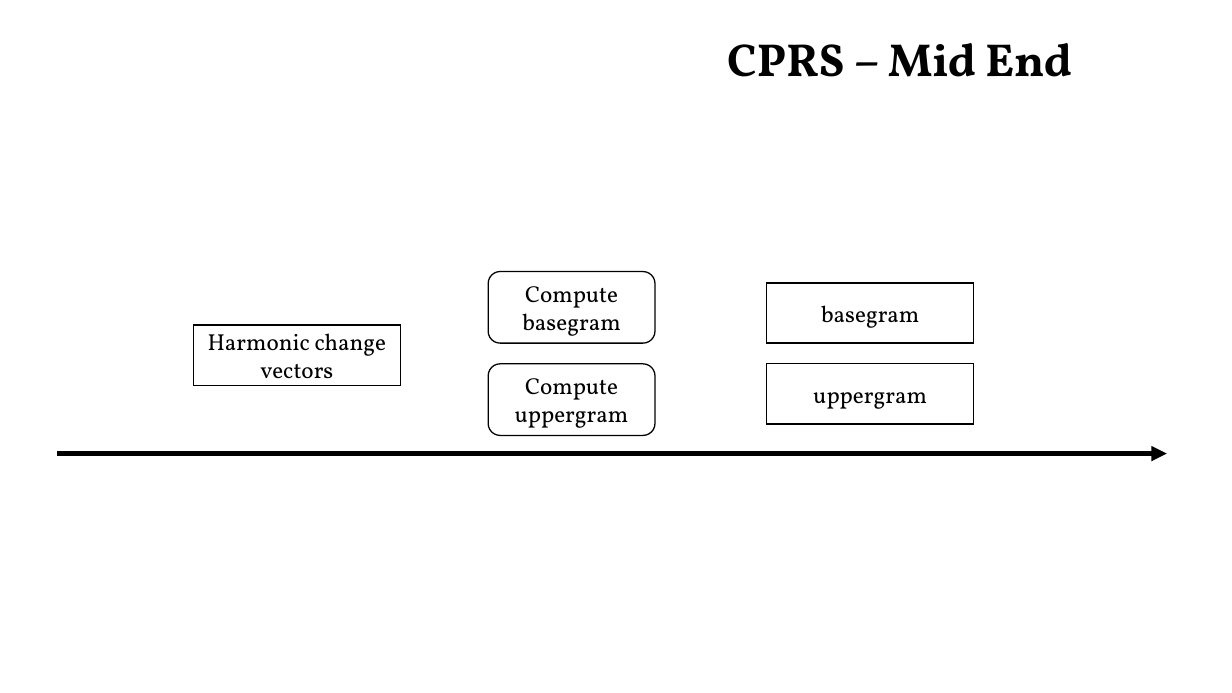
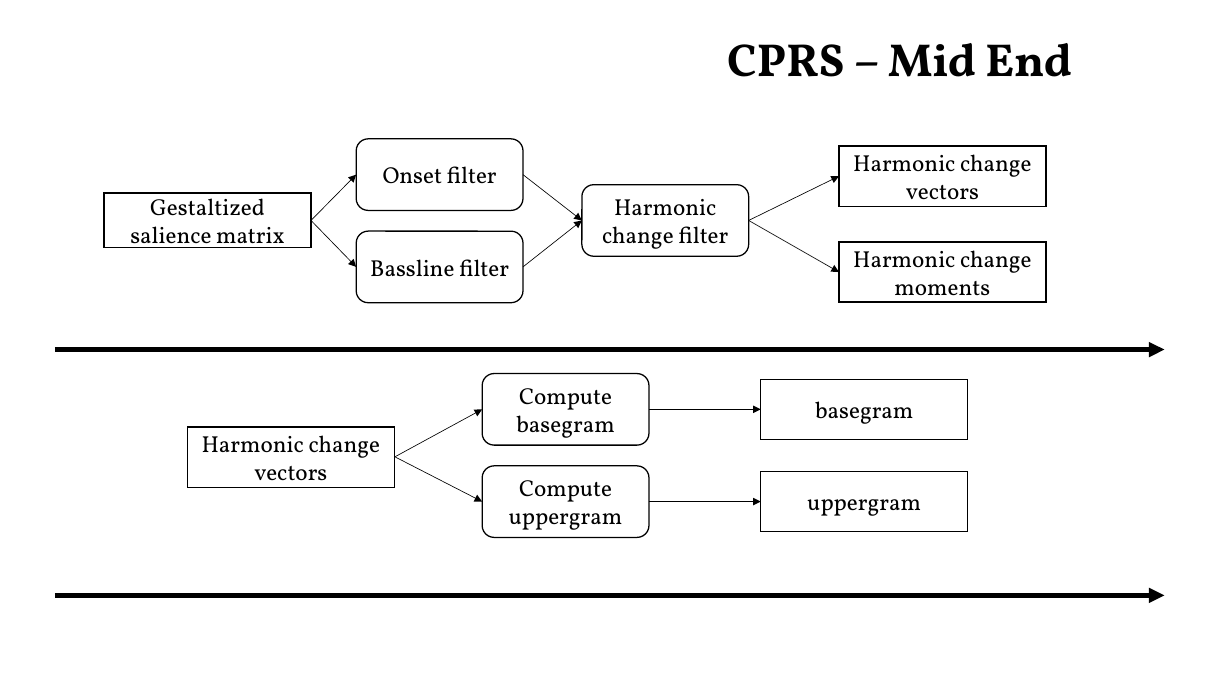
Before and after one commit to tangkk/ChordListener, a slide deck: slide 6 of res/cprsc-0.1.pptx (slide 5 before the commit). Drawn at 1232x693 pixels with LibreOffice and Linux fonts; fonts in the diff are those of the drawing. Boxes give left, top, right and bottom in pixels: in the first picture for what was removed or moved away, otherwise in the second. Text is boxed around its words. In the diff, an @@ line names an element or a change of style, - is before the commit and + after.

```diff
--- a/res/cprsc-0.1.pptx
+++ b/res/cprsc-0.1.pptx
@@ rounded rectangle added at (x1=356, y1=139, x2=523, y2=210), fill #FFFFFF, outline #000000 1 pt, 18 pt, text #000000 @@
+Onset filter
@@ rectangle added at (x1=839, y1=146, x2=1046, y2=206), fill #FFFFFF, outline #000000 1 pt, 18 pt, text #000000 @@
+Harmonic change vectors
@@ arrow added from (311, 221) to (356, 175), #000000 0.5 pt @@
@@ arrow added from (523, 175) to (582, 221), #000000 0.5 pt @@
@@ arrow added from (749, 221) to (839, 177), #000000 0.5 pt @@
@@ rectangle added at (x1=104, y1=193, x2=311, y2=248), fill #FFFFFF, outline #000000 1 pt, 18 pt, text #000000 @@
+Gestaltized salience matrix
@@ rounded rectangle added at (x1=582, y1=185, x2=750, y2=256), fill #FFFFFF, outline #000000 1 pt, 18 pt, text #000000 @@
+Harmonic change filter
@@ arrow added from (311, 221) to (356, 267), #000000 0.5 pt @@
@@ rounded rectangle added at (x1=356, y1=231, x2=523, y2=302), fill #FFFFFF, outline #000000 1 pt, 18 pt, text #000000 @@
+Bassline filter
@@ arrow added from (523, 267) to (582, 221), #000000 0.5 pt @@
@@ arrow added from (749, 221) to (839, 272), #000000 0.5 pt @@
@@ rectangle added at (x1=839, y1=242, x2=1046, y2=302), fill #FFFFFF, outline #000000 1 pt, 18 pt, text #000000 @@
+Harmonic change moments
@@ arrow moved from (57, 454) - (1167, 454) to (55, 349) - (1165, 349) @@
@@ rectangle "basegram" moved from (x1=767, y1=283, x2=974, y2=343) to (x1=761, y1=379, x2=968, y2=439) @@
@@ arrow added from (395, 457) to (482, 409), #000000 0.5 pt @@
@@ arrow added from (649, 409) to (761, 409), #000000 0.5 pt @@
@@ arrow added from (395, 457) to (482, 502), #000000 0.5 pt @@
@@ 2 rounded rectangles, 1 rectangle moved together from (x1=193, y1=272, x2=655, y2=435) to (x1=188, y1=373, x2=650, y2=537) @@
@@ rectangle "uppergram" moved from (x1=767, y1=364, x2=974, y2=424) to (x1=761, y1=471, x2=968, y2=531) @@
@@ arrow added from (649, 502) to (761, 502), #000000 0.5 pt @@
@@ arrow added from (55, 595) to (1165, 595), #000000 4 pt @@
```
Also in this commit, not shown: 4 other slides changed, 2 slides added, 4 other files.
